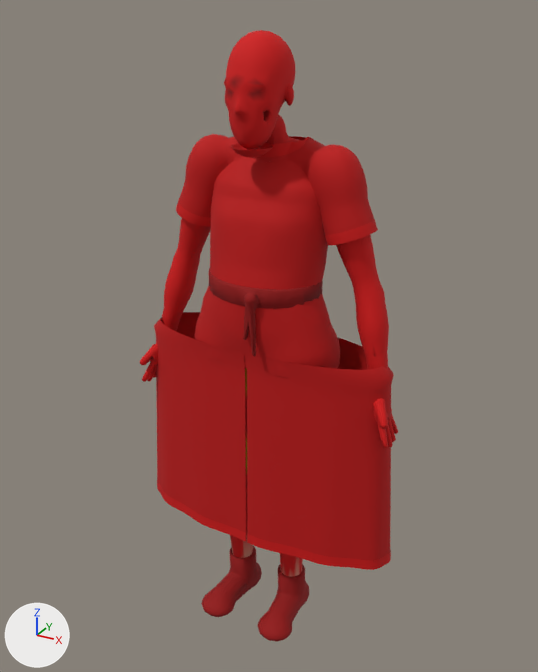
The glTF model assets/court_figures/legacy/court_legacy_female_old.glb: old version first, new version second.
One viewpoint serves both versions: a 50 mm lens placed at (0.822, -1.47, 1.57), pointed at (-0.002, 0.028, 0.821). The axes (+X, +Y, +Z) are drawn at lower left. The lights are the same throughout. The first picture is the older version. Vertices at exactly the same position are counted once.

Names of what the first picture shows: 'LegacyBody', 'tunic_belt', 'tunic_body', 'tunic_shoes', 'tunic_trim'.
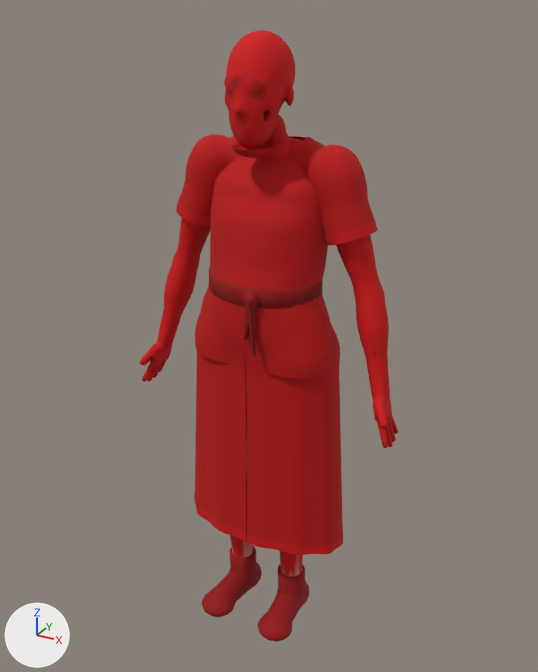
Edits to the bpy script that builds the scene:
```text
Change me_tunic_body:
    used by ob_tunic_body; location = (0.0, 0.0, 0.0)
    remove me_tunic_body.from_pydata(...)  # 4297 vertices, 7892 faces; spans x -0.359..0.359, y -0.106..0.153, z 0.273..1.305
    add me_tunic_body.from_pydata(...)  # 4297 vertices, 7892 faces; spans x -0.259..0.259, y -0.106..0.153, z 0.273..1.305
    me_tunic_body part 1: 2904 of 4297 vertices moved; they spanned x -0.359..0.359, y -0.102..0.135, z 0.273..0.824 and now span x -0.226..0.226, y -0.102..0.135, z 0.273..0.824; mean shift (0.0, 0.0, 0.0); largest move (-0.331, 0.004, 0.796) -> (-0.192, 0.004, 0.797)
Change me_tunic_trim:
    used by ob_tunic_trim; location = (0.0, 0.0, 0.0)
    remove me_tunic_trim.from_pydata(...)  # 880 vertices, 1075 faces; spans x -0.36..0.36, y -0.103..0.136, z 0.273..1.309
    add me_tunic_trim.from_pydata(...)  # 880 vertices, 1075 faces; spans x -0.259..0.259, y -0.103..0.136, z 0.273..1.309
    me_tunic_trim part 2: 396 of 880 vertices moved; they spanned x -0.36..0.36, y -0.102..0.136, z 0.273..0.302 and now span x -0.227..0.227, y -0.102..0.136, z 0.273..0.302; mean shift (0.0, 0.0, 0.0); largest move (0.356, 0.005, 0.273) -> (0.222, 0.005, 0.273)
```

Boxes (x1, y1, x2, y2) around the edits, measured in the pictures (538 x 672 px; the box of a moved part takes in the faces that stretch with it):
'tunic_body', reshaped (19% narrower): before (154, 134, 394, 560); after (179, 134, 374, 546)
'tunic_trim', reshaped (14% narrower): before (157, 136, 391, 570); after (176, 136, 378, 555)
part 1 of me_tunic_body, moved or reshaped: before (154, 312, 394, 560); after (195, 351, 343, 545)
part 2 of me_tunic_trim, moved or reshaped: before (157, 481, 391, 570); after (194, 493, 343, 555)
